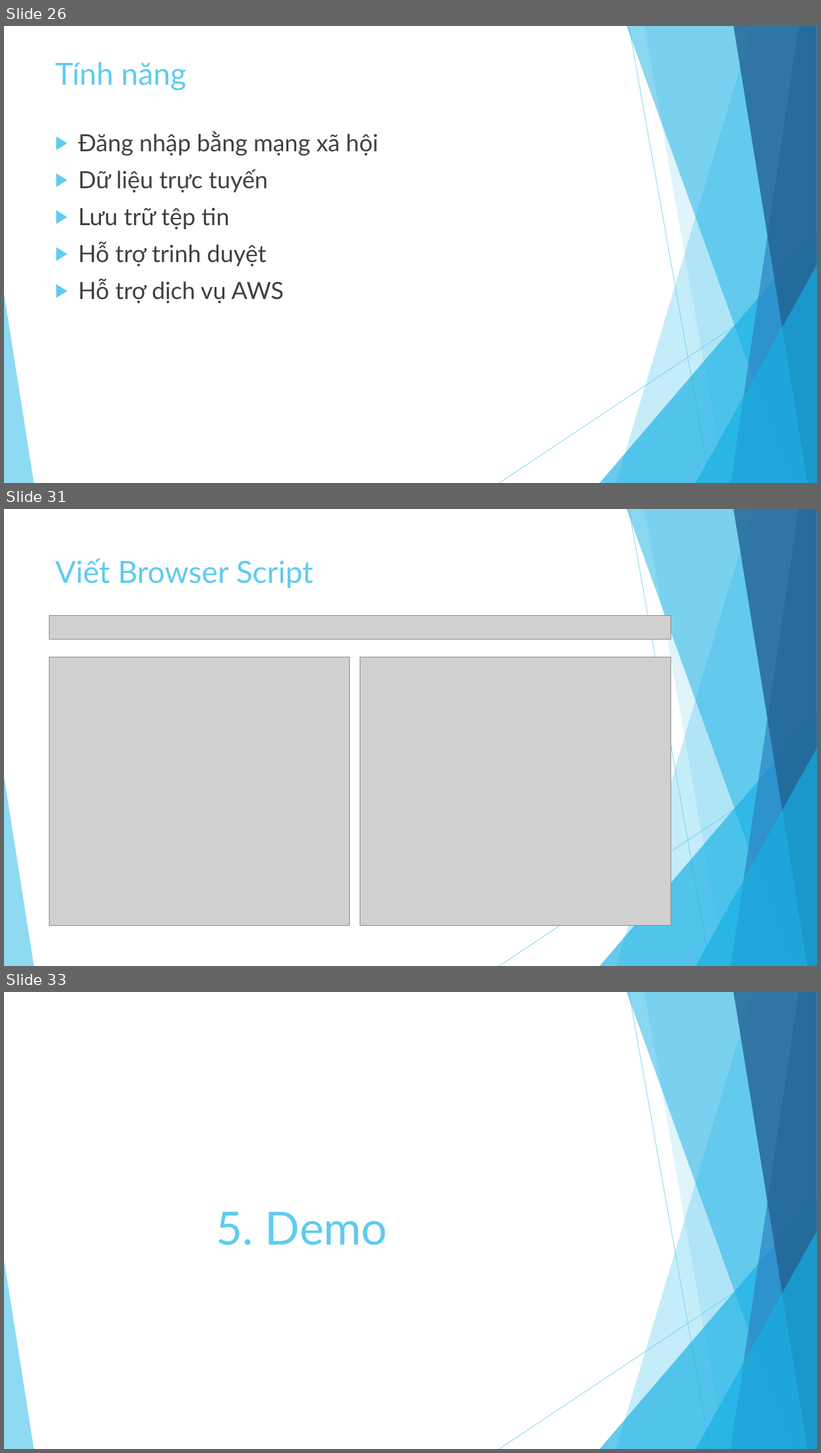
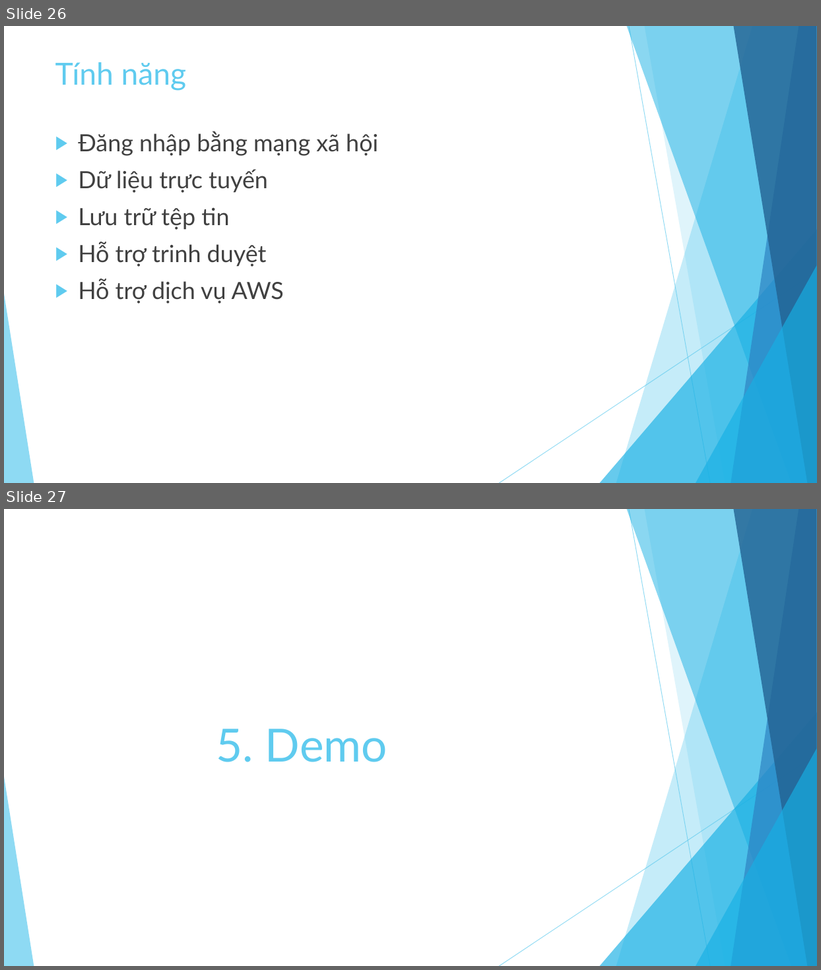
Before and after one commit to AnhDiTimEm/ADB_DynamoDB, a slide deck: DynamoDB.pptx. Shown one above the other, each under a label of ours: slides 26, 31 and 33 before the commit, slides 26 and 27 after it; the slides between them are not shown. The pictures are 821x1453 and 821x970 pixels, drawn with LibreOffice and Linux fonts; fonts in the diff are those of the drawing; grey boxes stand for pictures. Boxes give left, top, right and bottom in pixels: in the first picture for what was removed or moved away, otherwise in the second. Text is boxed around its words. In the diff, an @@ line names an element or a change of style, - is before the commit and + after.

```diff
--- a/DynamoDB.pptx
+++ b/DynamoDB.pptx
@@ slide 31 removed at <box>4,509,817,966</box>, background #FFFFFF; not listed: 10 template elements that a slide beside it also shows @@
@@ title removed at <box>55,559,314,588</box> @@
-Viết Browser Script
@@ picture removed at <box>49,616,671,640</box> @@
@@ picture removed at <box>49,657,350,925</box> @@
@@ picture removed at <box>360,657,671,925</box> @@
@@ what was slide 33 is now slide 27 @@
```
Also in this commit, not shown: 5 other slides removed.
